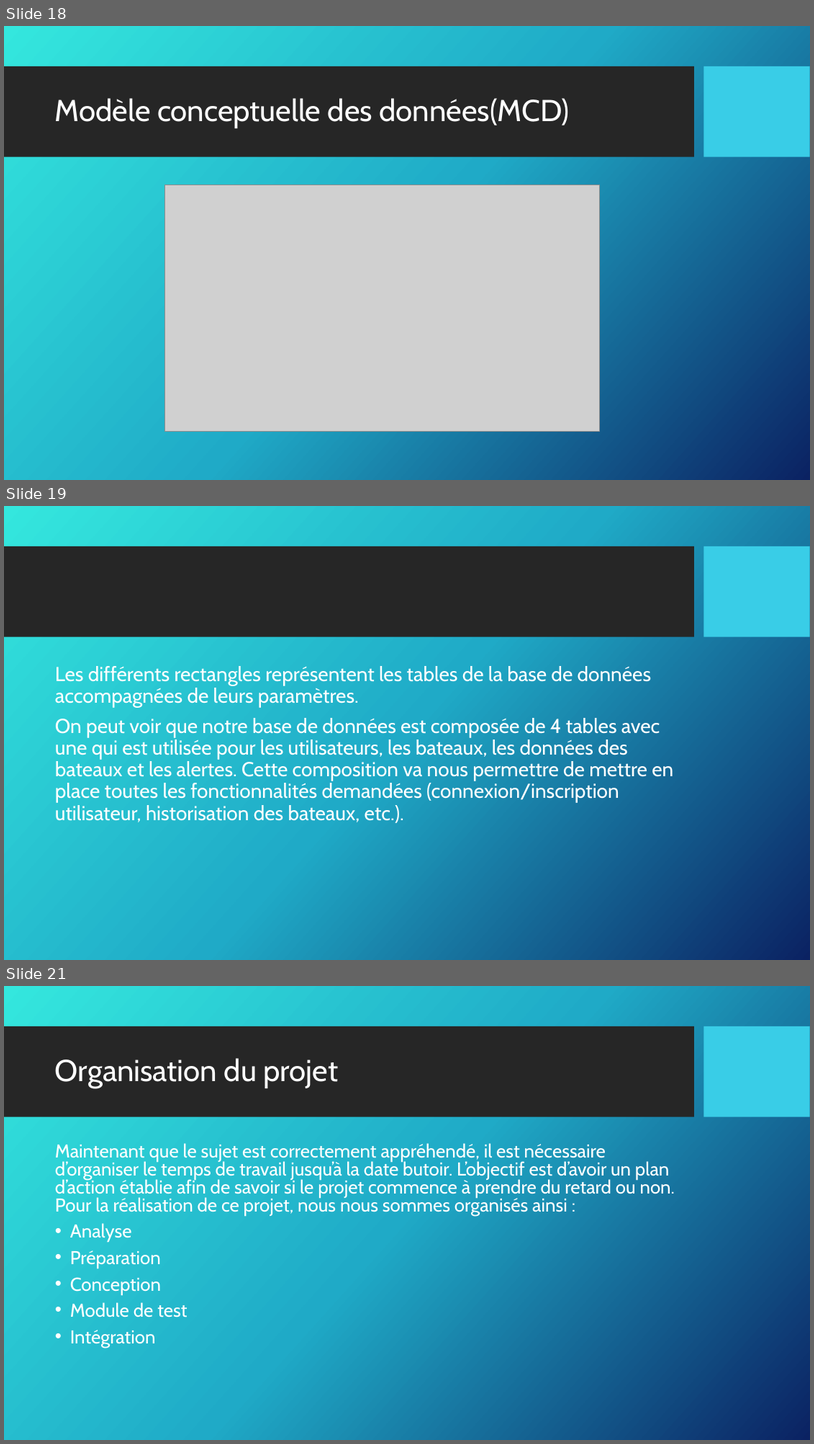
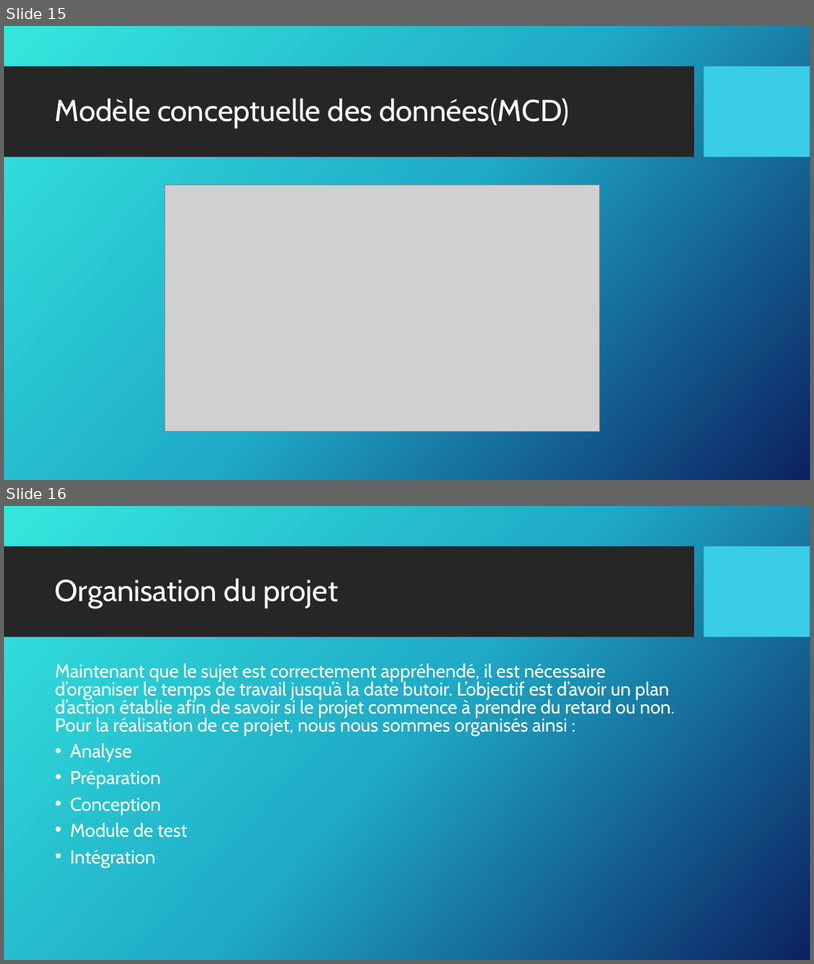
Before and after one commit to vincentsn2/Projet_BTS_Tracking_GPS, a slide deck: Diagramme/Arthur/revueArthurBRICE1.pptx. Shown one above the other, each under a label of ours: slides 18, 19 and 21 before the commit, slides 15 and 16 after it; the slides between them are not shown. The pictures are 814x1444 and 814x964 pixels, drawn with LibreOffice and Linux fonts; fonts in the diff are those of the drawing; grey boxes stand for pictures; background and template pictures are left out. Boxes give left, top, right and bottom in pixels: in the first picture for what was removed or moved away, otherwise in the second. Text is boxed around its words. In the diff, an @@ line names an element or a change of style, - is before the commit and + after.

```diff
--- a/Diagramme/Arthur/revueArthurBRICE1.pptx
+++ b/Diagramme/Arthur/revueArthurBRICE1.pptx
@@ slide 19 removed at (4,506,810,960), background picture (left out); not listed: 2 template elements that a slide beside it also shows @@
@@ text removed at (55,666,674,823) @@
-Les différents rectangles représentent les tables de la base de données accompagnées de leurs paramètres.
-On peut voir que notre base de données est composée de 4 tables avec une qui est utilisée pour les utilisateurs, les bateaux, les données des bateaux et les alertes. Cette composition va nous permettre de mettre en place toutes les fonctionnalités demandées (connexion/inscription utilisateur, historisation des bateaux, etc.).
@@ what was slide 18 is now slide 15 @@
@@ what was slide 21 is now slide 16 @@
```
Also in this commit, not shown: 26 slides changed, 3 slides added, 15 other slides removed.
